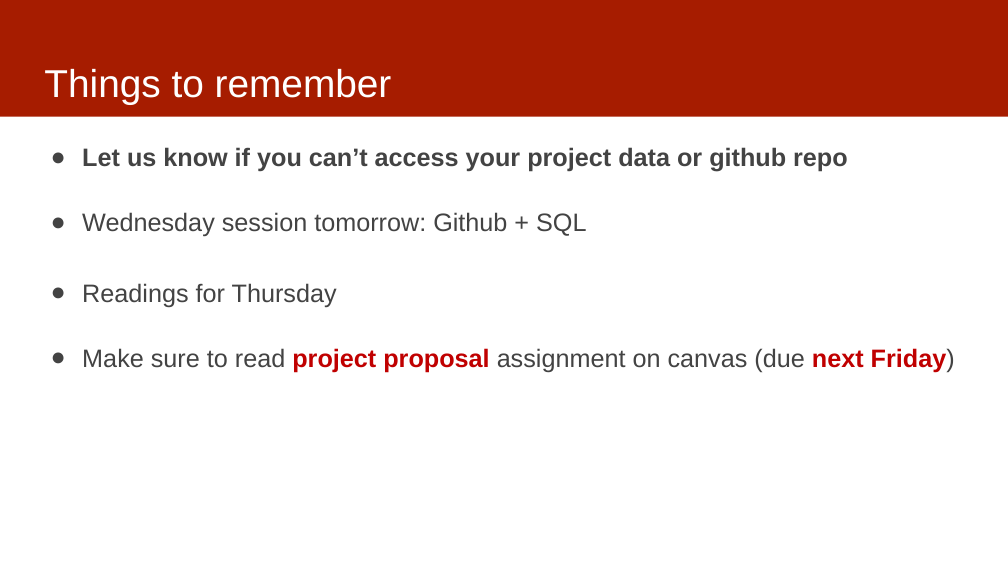
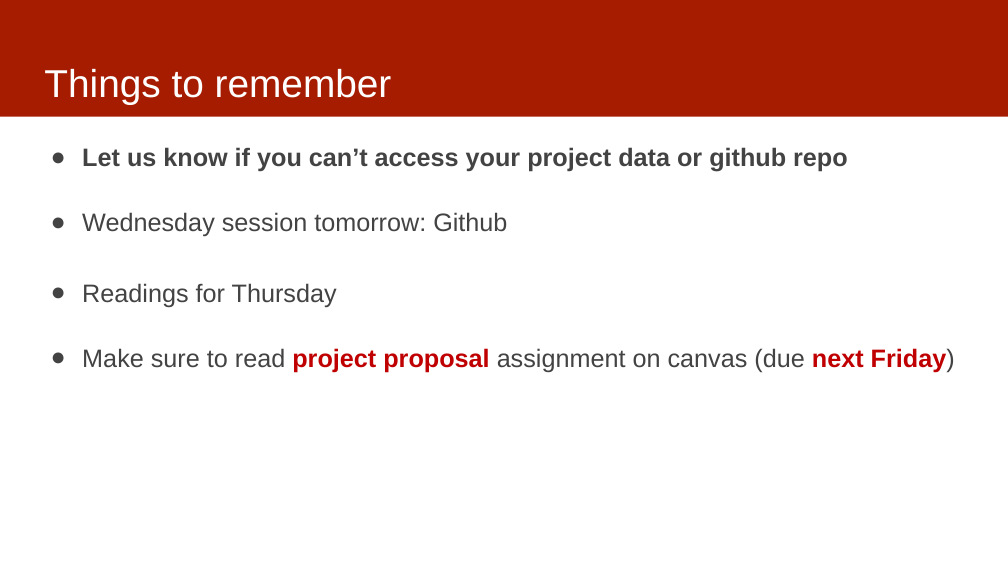
Before and after one commit to dssg/mlforpublicpolicylab, a slide deck: slide 3 of 03 - Data Exploration, Analytical Formulation, and Baselines/data-exploration.pptx (slide 2 before the commit). Drawn at 1008x567 pixels with LibreOffice and Linux fonts; fonts in the diff are those of the drawing. Boxes give left, top, right and bottom in pixels: in the first picture for what was removed or moved away, otherwise in the second. Text is boxed around its words. In the diff, an @@ line names an element or a change of style, - is before the commit and + after.

```diff
--- a/03 - Data Exploration, Analytical Formulation, and Baselines/data-exploration.pptx
+++ b/03 - Data Exploration, Analytical Formulation, and Baselines/data-exploration.pptx
@@ text at <box>82,212,507,237</box>: text changed @@
-● Wednesday session tomorrow: Github + SQL
+● Wednesday session tomorrow: Github
```
Also in this commit, not shown: 4 other slides changed, 5 slides added.
